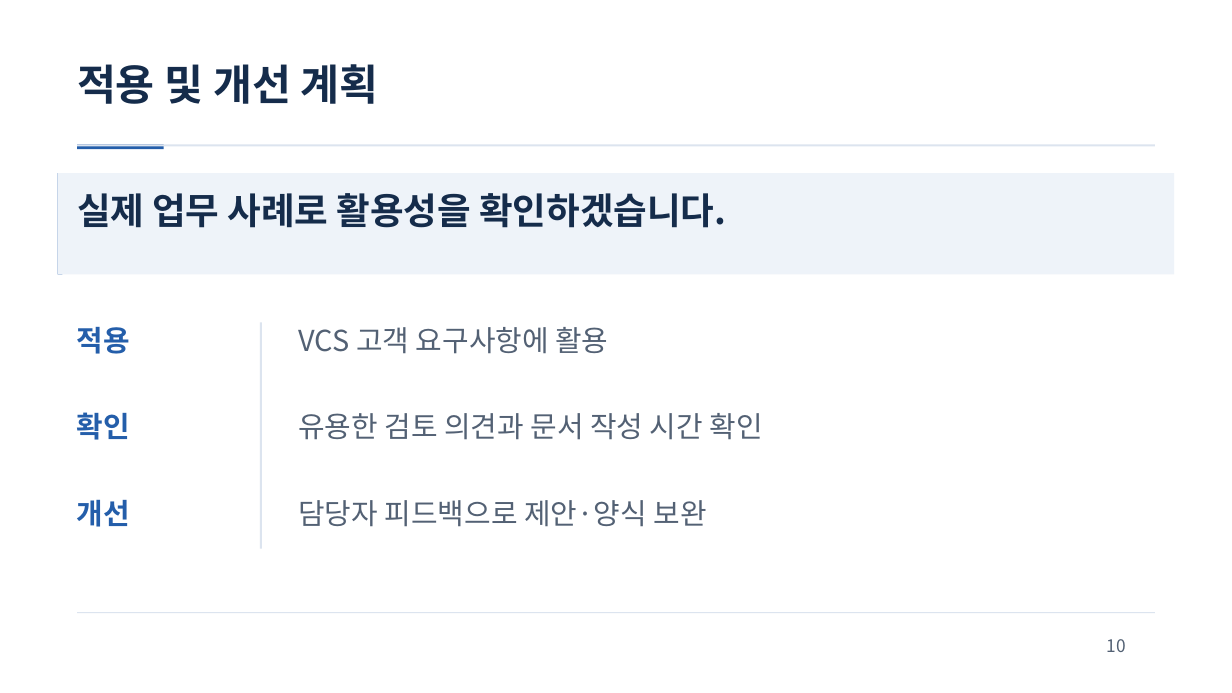
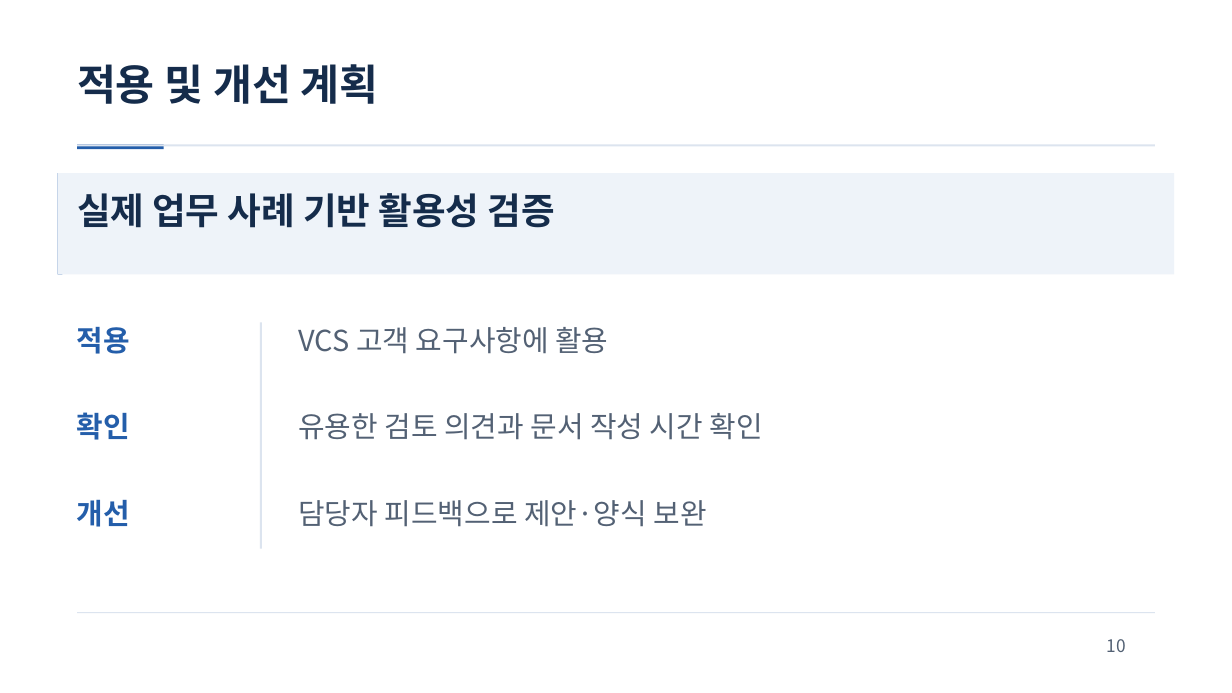
Before and after one commit to jihunhan98/semes-superrookie, a slide deck: slide 10 of docs/presentations/ReqOps_SuperRookie.pptx. Drawn at 1232x693 pixels with LibreOffice and Linux fonts; fonts in the diff are those of the drawing. Boxes give left, top, right and bottom in pixels: in the first picture for what was removed or moved away, otherwise in the second. Text is boxed around its words. In the diff, an @@ line names an element or a change of style, - is before the commit and + after.

```diff
--- a/docs/presentations/ReqOps_SuperRookie.pptx
+++ b/docs/presentations/ReqOps_SuperRookie.pptx
@@ text at <box>77,193,555,228</box>: text changed @@
-실제 업무 사례로 활용성을 확인하겠습니다.
+실제 업무 사례 기반 활용성 검증
```
Also in this commit, not shown: 9 other slides changed.
